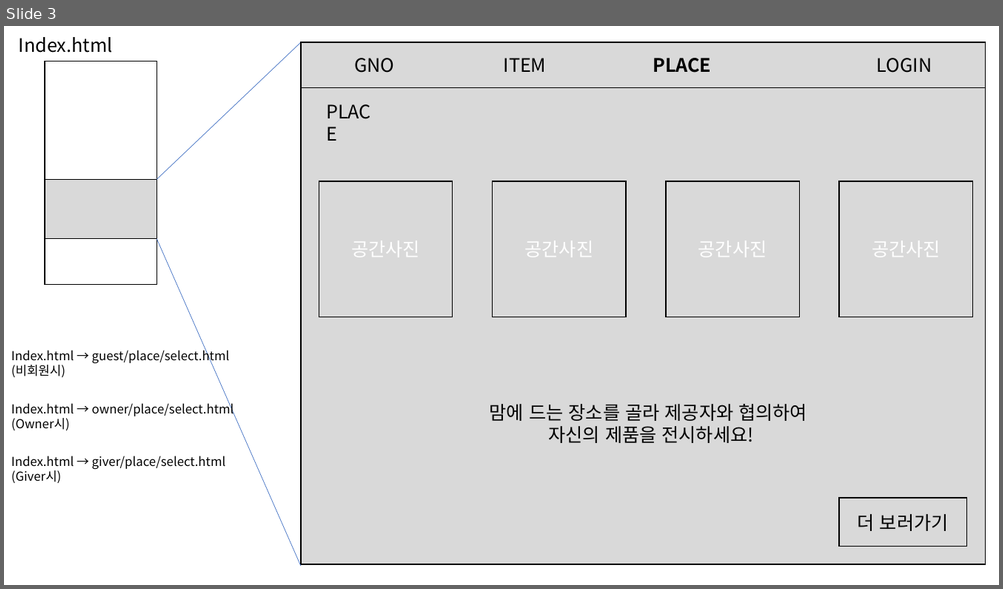
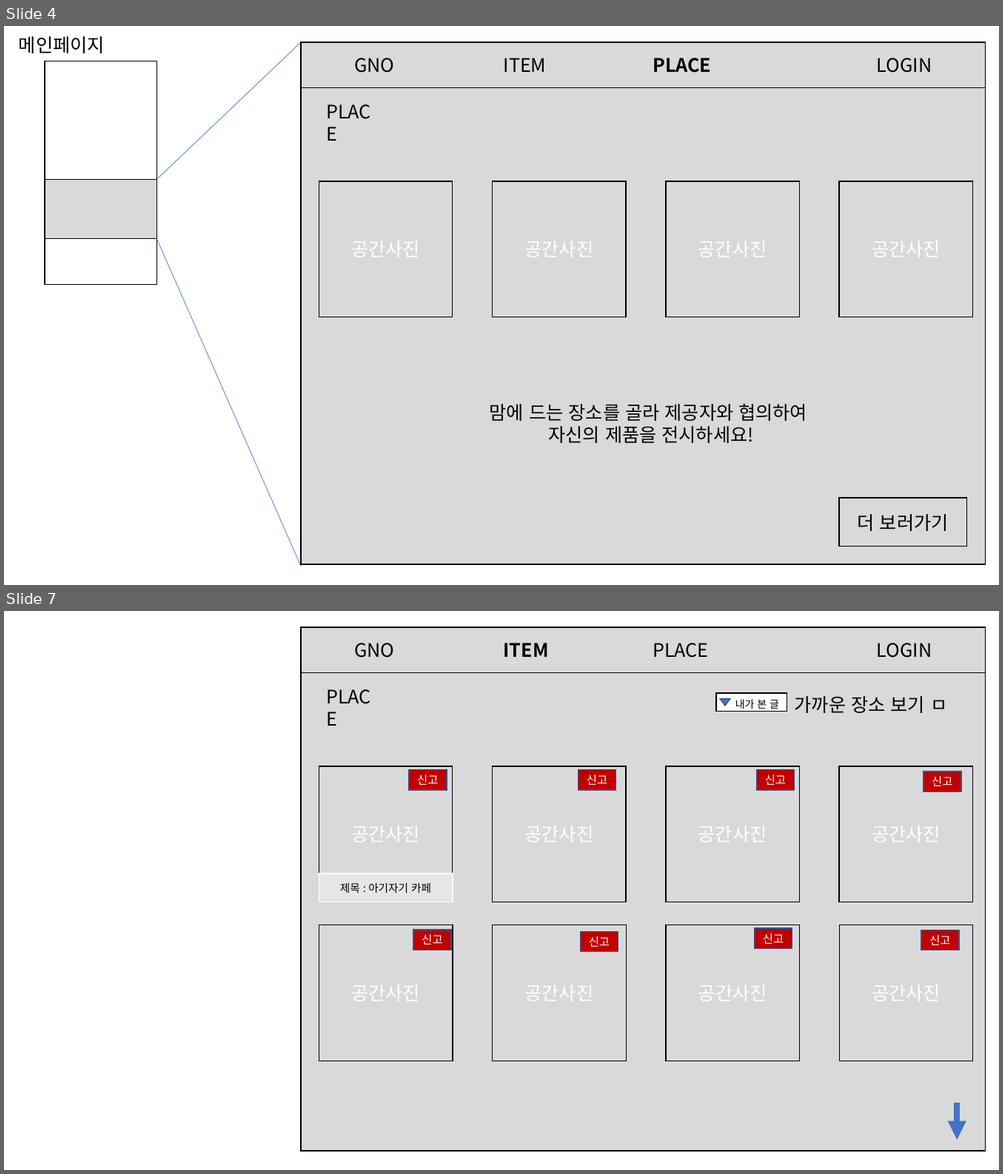
Before and after one commit to bigwin26/spring, a slide deck: GNO/3조 메인페이지 디자인.pptx. Shown one above the other, each under a label of ours: slide 3 before the commit, slides 4 and 7 after it; the slides between them are not shown. The pictures are 1003x589 and 1003x1174 pixels, drawn with LibreOffice and Linux fonts; fonts in the diff are those of the drawing. Boxes give left, top, right and bottom in pixels: in the first picture for what was removed or moved away, otherwise in the second. Text is boxed around its words. In the diff, an @@ line names an element or a change of style, - is before the commit and + after.

```diff
--- a/GNO/3조 메인페이지 디자인.pptx
+++ b/GNO/3조 메인페이지 디자인.pptx
@@ slide 7 added at [4,611,999,1170], background #FFFFFF @@
@@ rectangle added at [301,627,985,1151], fill #D9D9D9, outline #000000 1 pt @@
@@ rectangle added at [301,627,985,673], fill #D9D9D9, outline #000000 1 pt, 18 pt, text #000000 @@
+GNO ITEM PLACE LOGIN
@@ text added at [652,643,708,658], 18 pt, text #000000 @@
+PLACE
@@ rectangle added at [716,693,787,711], fill #FFFFFF, outline #000000 1 pt @@
@@ triangle added at [720,699,730,706], fill #4472C4, outline #325491 1 pt @@
@@ text added at [735,699,779,709], 10 pt, text #000000 @@
+내가 본 글
@@ text added at [794,696,947,713], 18 pt, text #000000 @@
+가까운 장소 보기 ㅁ
@@ rectangle added at [318,766,452,902], fill #D9D9D9, outline #000000 1 pt, 18 pt, text #FFFFFF @@
+공간사진
@@ rectangle added at [408,770,447,790], fill #C00000, outline #325491 1 pt, 11 pt, text #FFFFFF @@
+신고
@@ rectangle added at [492,766,626,902], fill #D9D9D9, outline #000000 1 pt, 18 pt, text #FFFFFF @@
+공간사진
@@ rectangle added at [578,770,616,790], fill #C00000, outline #325491 1 pt, 11 pt, text #FFFFFF @@
+신고
@@ rectangle added at [666,766,800,902], fill #D9D9D9, outline #000000 1 pt, 18 pt, text #FFFFFF @@
+공간사진
@@ rectangle added at [756,770,794,790], fill #C00000, outline #325491 1 pt, 11 pt, text #FFFFFF @@
+신고
@@ rectangle added at [839,766,973,902], fill #D9D9D9, outline #000000 1 pt, 18 pt, text #FFFFFF @@
+공간사진
@@ rectangle added at [923,772,962,792], fill #C00000, outline #325491 1 pt, 11 pt, text #FFFFFF @@
+신고
@@ rectangle added at [318,874,452,902], fill #E7E6E6, outline #FFFFFF 1 pt, 10.5 pt, text #000000 @@
+제목 : 아기자기 카페
@@ rectangle added at [318,925,452,1061], fill #D9D9D9, outline #000000 1 pt, 18 pt, text #FFFFFF @@
+공간사진
@@ rectangle added at [414,931,452,951], fill #C00000, outline #325491 1 pt, 11 pt, text #FFFFFF @@
+신고
@@ rectangle added at [492,925,626,1061], fill #D9D9D9, outline #000000 1 pt, 18 pt, text #FFFFFF @@
+공간사진
@@ rectangle added at [580,932,618,952], fill #C00000, outline #325491 1 pt, 11 pt, text #FFFFFF @@
+신고
@@ rectangle added at [666,925,800,1061], fill #D9D9D9, outline #000000 1 pt, 18 pt, text #FFFFFF @@
+공간사진
@@ rectangle added at [754,929,793,949], fill #C00000, outline #325491 1 pt, 11 pt, text #FFFFFF @@
+신고
@@ rectangle added at [839,925,973,1061], fill #D9D9D9, outline #000000 1 pt, 18 pt, text #FFFFFF @@
+공간사진
@@ rectangle added at [921,931,959,951], fill #C00000, outline #325491 1 pt, 11 pt, text #FFFFFF @@
+신고
@@ arrow added from (957, 1103) to (957, 1140), #4472C4 6 pt @@
@@ what was slide 3 is now slide 4 @@
@@ slide 4 changed as well @@
@@ text at [19,36,105,53]: text changed @@
-Index.html
+메인페이지
@@ text removed at [11,348,230,378] @@
-Index.html → guest/place/select.html
-(비회원시)
@@ text removed at [11,401,234,431] @@
-Index.html → owner/place/select.html
-(Owner시)
@@ text removed at [11,456,226,483] @@
-Index.html → giver/place/select.html
-(Giver시)
```
Also in this commit, not shown: 2 other slides changed, 16 other slides added, 1 other file.
